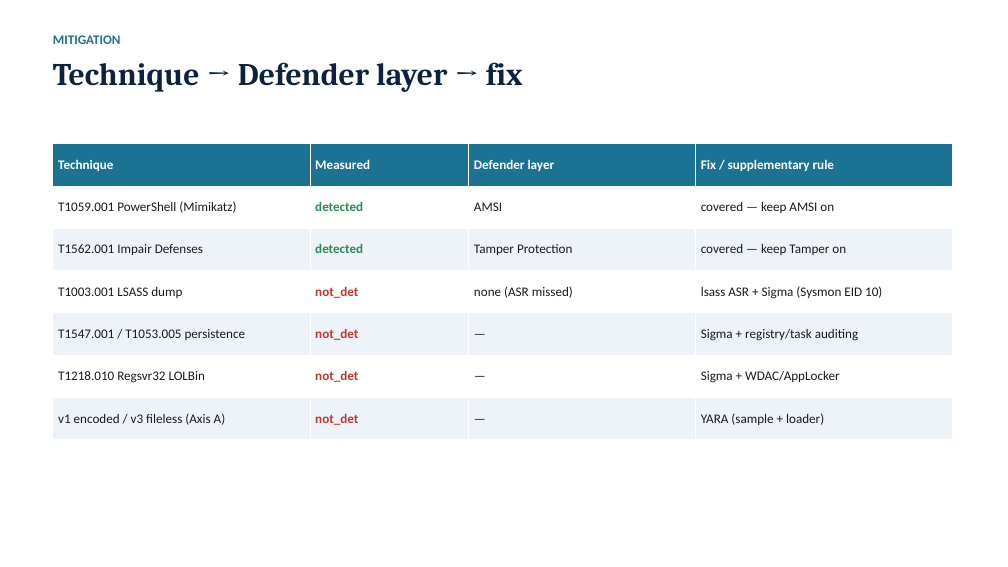
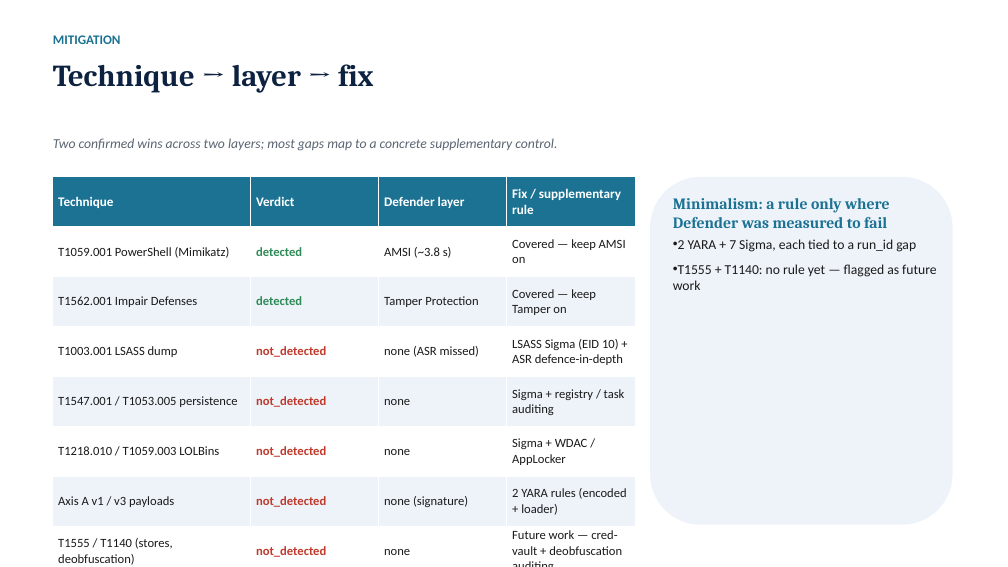
Before and after one commit to TonykRev/KTLT-Defender, a slide deck: slide 23 of report/KTLD_Slides.pptx (slide 12 before the commit). Drawn at 1008x567 pixels with LibreOffice and Linux fonts; fonts in the diff are those of the drawing. Boxes give left, top, right and bottom in pixels: in the first picture for what was removed or moved away, otherwise in the second. Text is boxed around its words. In the diff, an @@ line names an element or a change of style, - is before the commit and + after.

```diff
--- a/report/KTLD_Slides.pptx
+++ b/report/KTLD_Slides.pptx
@@ text at [53, 64, 374, 93]: text changed; size 30 to 29 pt @@
-Technique → Defender layer → fix
+Technique → layer → fix
@@ text added at [53, 138, 557, 151], 13 pt, text #5A6572, italic @@
+Two confirmed wins across two layers; most gaps map to a concrete supplementary control.
@@ table at [53, 177, 634, 567] @@
-row 1: Technique | Measured | Defender layer | Fix / supplementary rule
-row 2: T1059.001 PowerShell (Mimikatz) | detected | AMSI | covered — keep AMSI on
-row 3: T1562.001 Impair Defenses | detected | Tamper Protection | covered — keep Tamper on
-row 4: T1003.001 LSASS dump | not_det | none (ASR missed) | lsass ASR + Sigma (Sysmon EID 10)
-row 5: T1547.001 / T1053.005 persistence | not_det | — | Sigma + registry/task auditing
-row 6: T1218.010 Regsvr32 LOLBin | not_det | — | Sigma + WDAC/AppLocker
-row 7: v1 encoded / v3 fileless (Axis A) | not_det | — | YARA (sample + loader)
+row 1: Technique | Verdict | Defender layer | Fix / supplementary rule
+row 2: T1059.001 PowerShell (Mimikatz) | detected | AMSI (~3.8 s) | Covered — keep AMSI on
+row 3: T1562.001 Impair Defenses | detected | Tamper Protection | Covered — keep Tamper on
+row 4: T1003.001 LSASS dump | not_detected | none (ASR missed) | LSASS Sigma (EID 10) + ASR defence-in-depth
+row 5: T1547.001 / T1053.005 persistence | not_detected | none | Sigma + registry / task auditing
+row 6: T1218.010 / T1059.003 LOLBins | not_detected | none | Sigma + WDAC / AppLocker
+row 7: Axis A v1 / v3 payloads | not_detected | none (signature) | 2 YARA rules (encoded + loader)
+row 8: T1555 / T1140 (stores, deobfuscation) | not_detected | none | Future work — cred-vault + deobfuscation auditing
@@ table: place and size @@
-table at [53, 144, 953, 440]
+table at [53, 177, 634, 567]
@@ rounded rectangle added at [650, 177, 953, 525], fill #EEF3FA @@
@@ text added at [673, 198, 890, 228], 15 pt, text #1C7293, bold @@
+Minimalism: a rule only where Defender was measured to fail
@@ text added at [673, 239, 936, 290], 13 pt, text #1A1A1A @@
+• 2 YARA + 7 Sigma, each tied to a run_id gap
+• T1555 + T1140: no rule yet — flagged as future work
```
Also in this commit, not shown: 6 other slides changed, 18 slides added, 7 slides removed, 2 other files.
